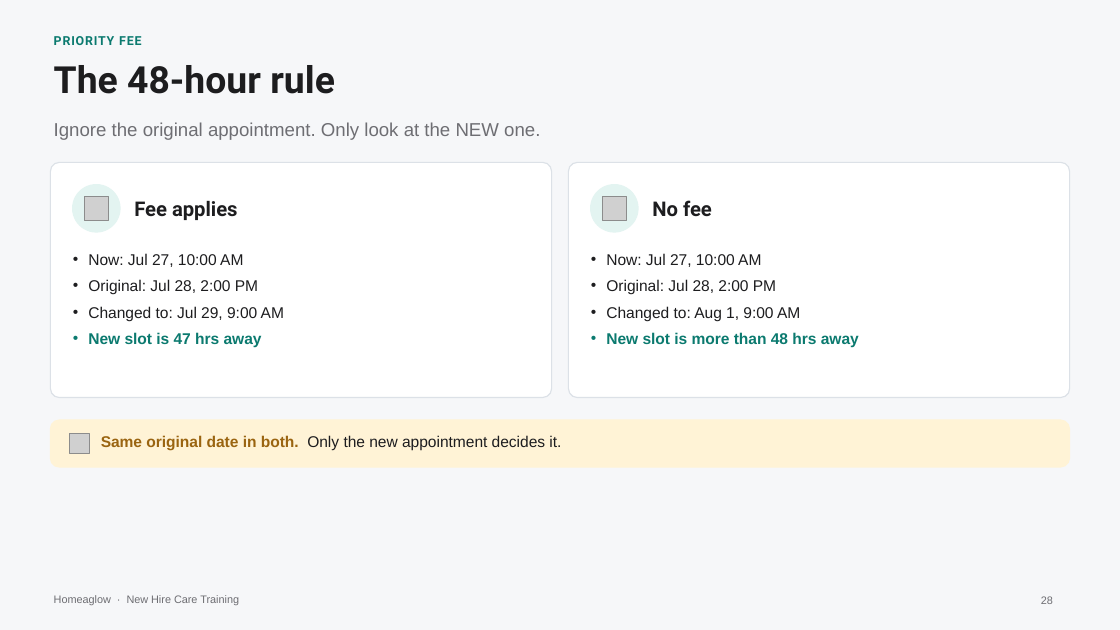
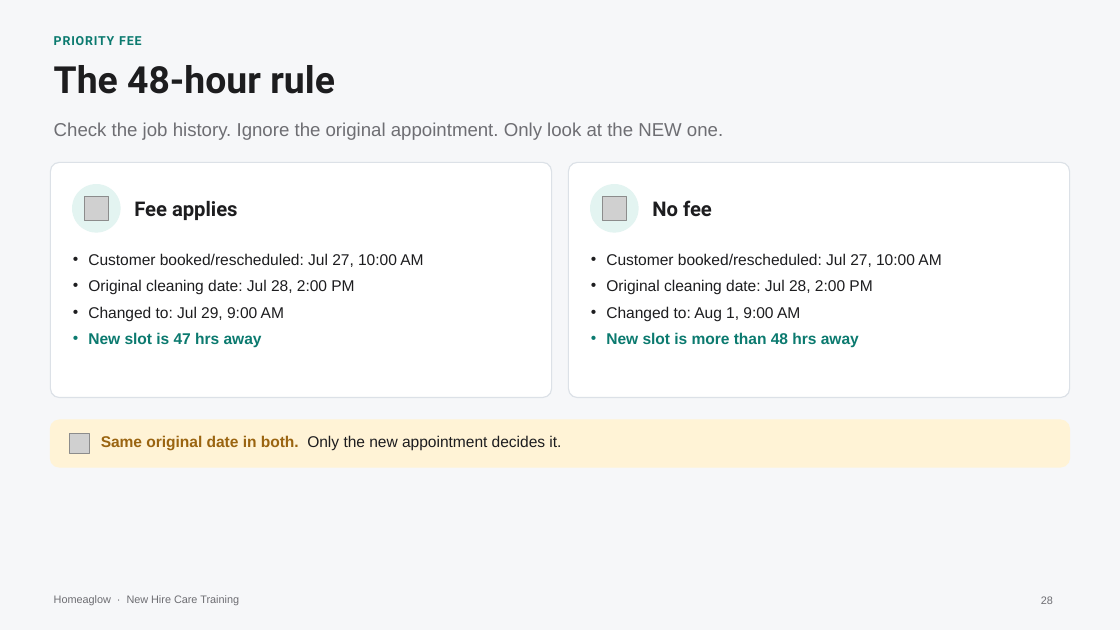
Before and after one commit to anjulimichelle/training, a slide deck: slide 28 of incorrect-info-lmc-lockout/incorrect-info-lmc-lockout.pptx. Drawn at 1120x630 pixels with LibreOffice and Linux fonts; fonts in the diff are those of the drawing; grey boxes stand for pictures. Boxes give left, top, right and bottom in pixels: in the first picture for what was removed or moved away, otherwise in the second. Text is boxed around its words. In the diff, an @@ line names an element or a change of style, - is before the commit and + after.

```diff
--- a/incorrect-info-lmc-lockout/incorrect-info-lmc-lockout.pptx
+++ b/incorrect-info-lmc-lockout/incorrect-info-lmc-lockout.pptx
@@ text at [54, 122, 723, 140]: text changed @@
-Ignore the original appointment. Only look at the NEW one.
+Check the job history. Ignore the original appointment. Only look at the NEW one.
@@ text at [88, 253, 423, 295]: text changed @@
-• Now: Jul 27, 10:00 AM
-• Original: Jul 28, 2:00 PM
+• Customer booked/rescheduled: Jul 27, 10:00 AM
+• Original cleaning date: Jul 28, 2:00 PM
@@ text at [606, 253, 941, 295]: text changed @@
-• Now: Jul 27, 10:00 AM
-• Original: Jul 28, 2:00 PM
+• Customer booked/rescheduled: Jul 27, 10:00 AM
+• Original cleaning date: Jul 28, 2:00 PM
```
Also in this commit, not shown: 1 slide added, 2 slides removed, 1 other file.
